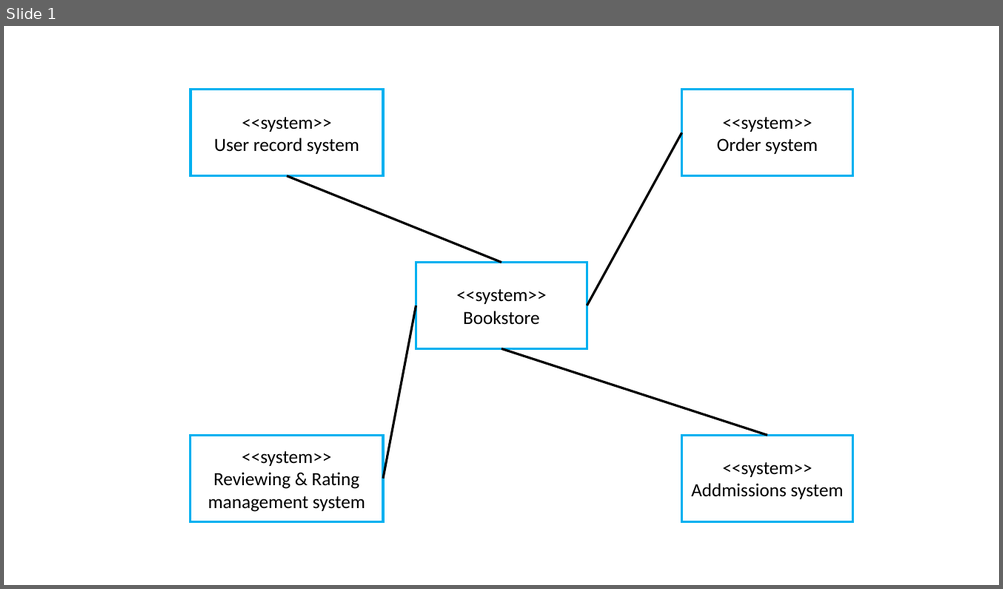
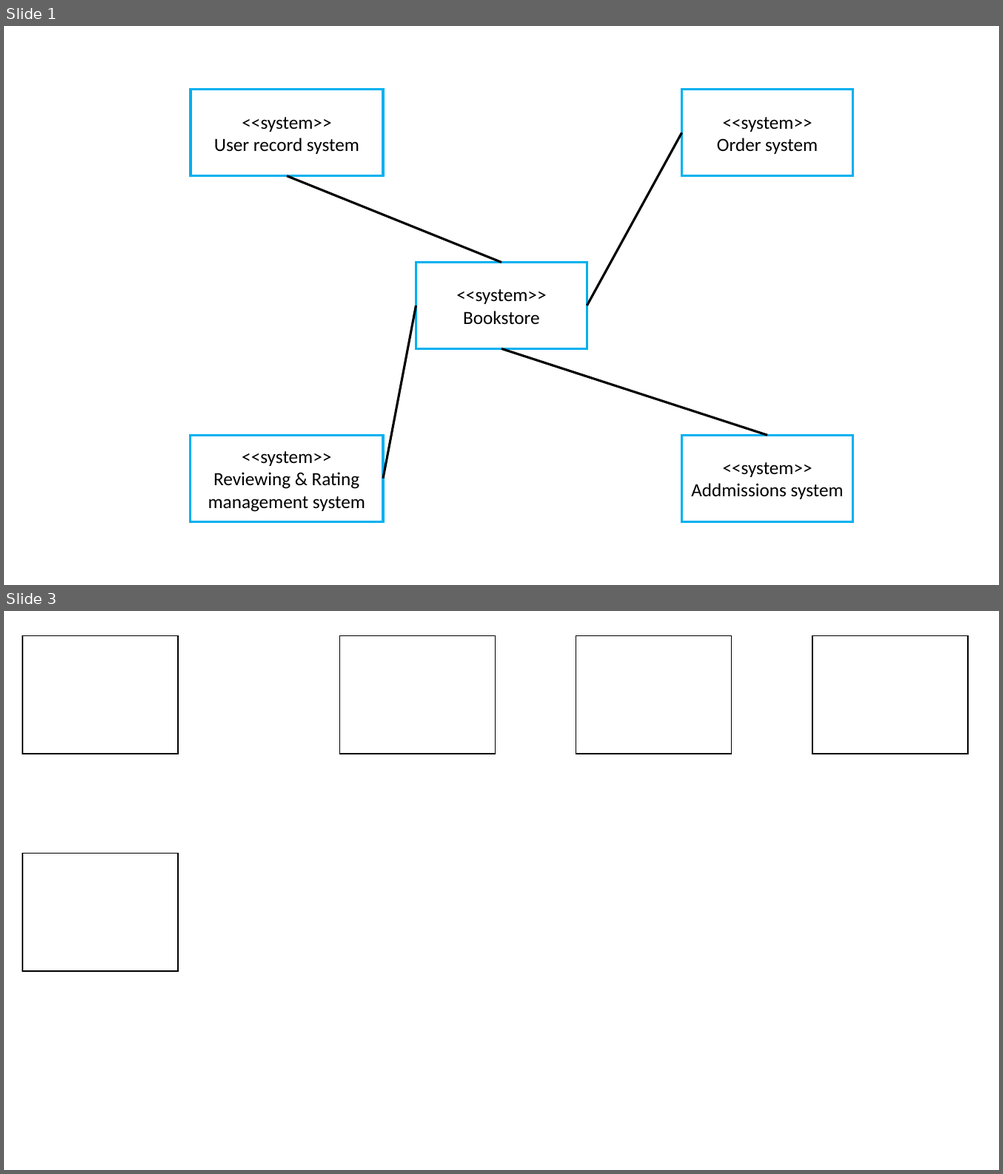
Before and after one commit to Something2109/bookstore, a slide deck: backup-database-doc-mdj/System diagram.pptx. Shown one above the other, each under a label of ours: slide 1 before the commit, slides 1 and 3 after it; the slides between them are not shown. The pictures are 1003x589 and 1003x1174 pixels, drawn with LibreOffice and Linux fonts; fonts in the diff are those of the drawing. Boxes give left, top, right and bottom in pixels: in the first picture for what was removed or moved away, otherwise in the second. Text is boxed around its words. In the diff, an @@ line names an element or a change of style, - is before the commit and + after.

```diff
--- a/backup-database-doc-mdj/System diagram.pptx
+++ b/backup-database-doc-mdj/System diagram.pptx
@@ slide 3 added at (4, 611, 999, 1170), background #FFFFFF @@
@@ rectangle added at (22, 635, 178, 754), outline #000000 1 pt @@
@@ rectangle added at (340, 635, 495, 754), outline #000000 1 pt @@
@@ rectangle added at (576, 635, 731, 754), outline #000000 1 pt @@
@@ rectangle added at (812, 635, 967, 754), outline #000000 1 pt @@
@@ rectangle added at (22, 854, 178, 971), outline #000000 1 pt @@
```
Also in this commit, not shown: 2 other slides added, 5 other files.
